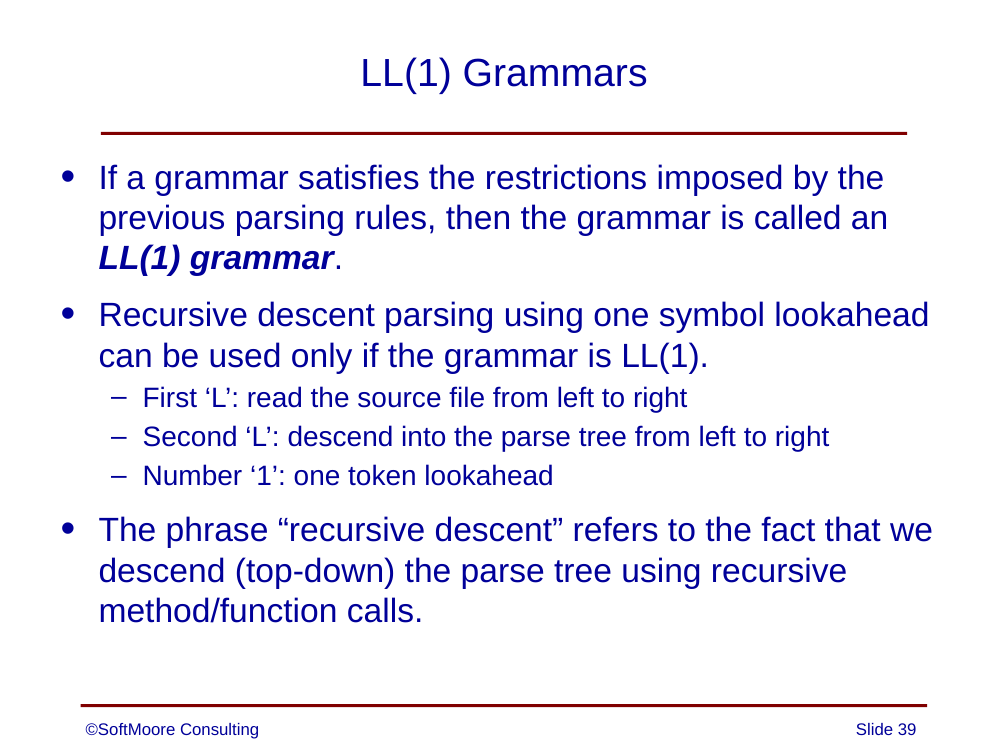
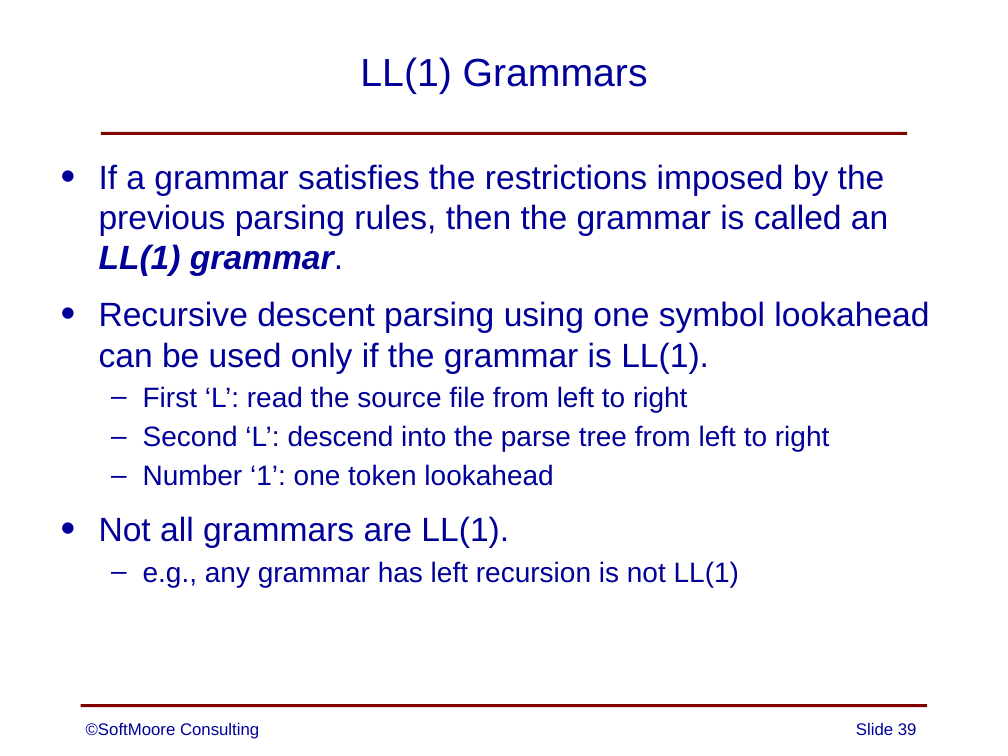
Before and after one commit to SoftMoore/CPRL, a slide deck: slide 39 of PowerPoint Slides/06 - Syntax Analysis.pptx. Drawn at 1008x756 pixels with LibreOffice and Linux fonts; fonts in the diff are those of the drawing. Boxes give left, top, right and bottom in pixels: in the first picture for what was removed or moved away, otherwise in the second. Text is boxed around its words. In the diff, an @@ line names an element or a change of style, - is before the commit and + after.

Commit message:
updated slides to provide better explanation of the phrase "recursive descent"

```diff
--- a/PowerPoint Slides/06 - Syntax Analysis.pptx
+++ b/PowerPoint Slides/06 - Syntax Analysis.pptx
@@ text at box(99, 516, 739, 587): text changed; size 24 to 20 pt @@
-• The phrase “recursive descent” refers to the fact that we descend (top-down) the parse tree using recursive method/function calls.
+• Not all grammars are LL(1).
+  – e.g., any grammar has left recursion is not LL(1)
```
Also in this commit, not shown: 1 other slide changed, 3 slides added, 1 other file.
